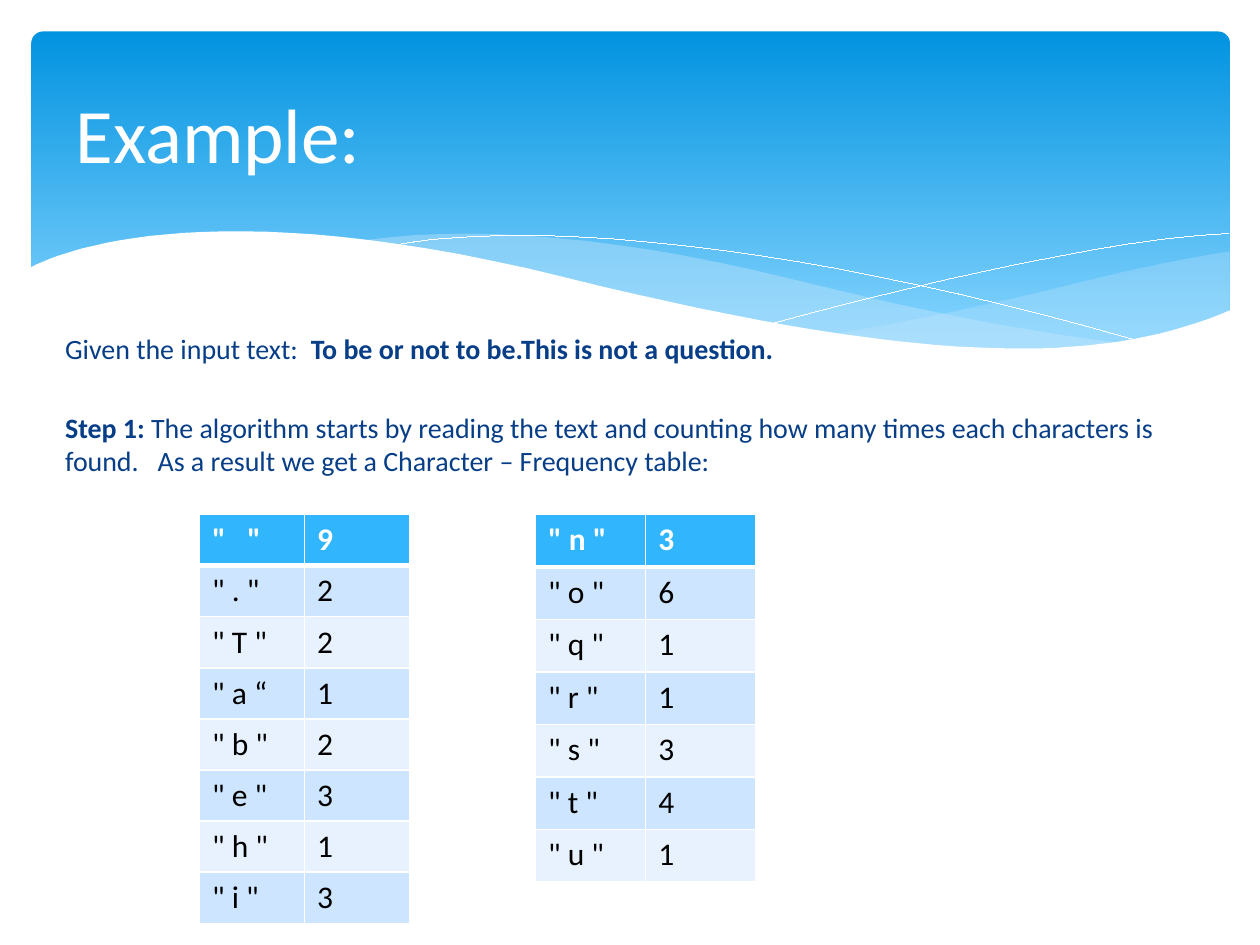
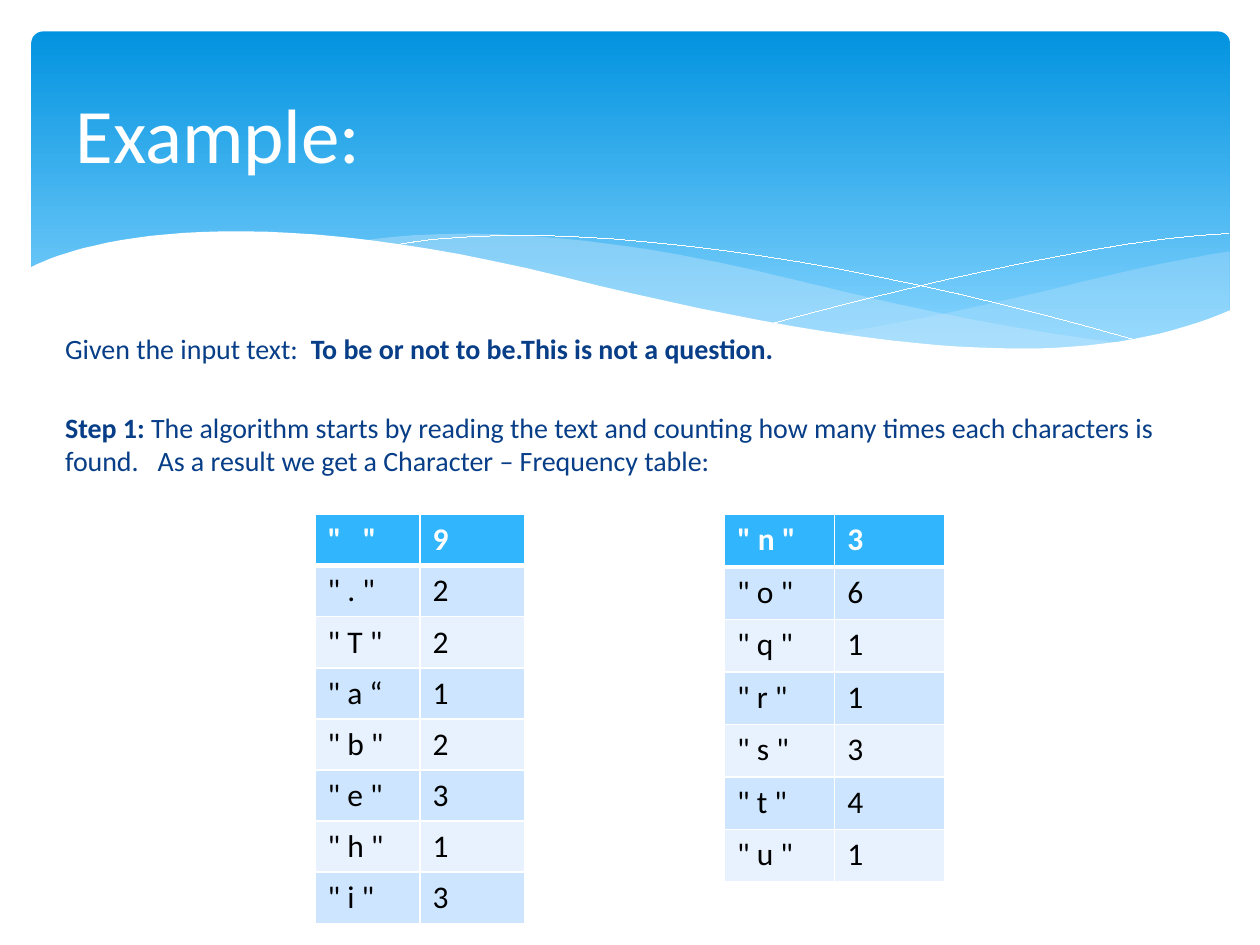
Before and after one commit to mihaescu/ADS, a slide deck: slide 3 of Data-Compression/Huffman.pptx. Drawn at 1260x945 pixels with LibreOffice and Linux fonts; fonts in the diff are those of the drawing. Boxes give left, top, right and bottom in pixels: in the first picture for what was removed or moved away, otherwise in the second. Text is boxed around its words. In the diff, an @@ line names an element or a change of style, - is before the commit and + after.

```diff
--- a/Data-Compression/Huffman.pptx
+++ b/Data-Compression/Huffman.pptx
@@ table: place and size @@
-table at [199,514,408,917]
+table at [315,514,524,917]
@@ table: place and size @@
-table at [536,514,757,882]
+table at [724,514,946,882]
```
Also in this commit, not shown: 7 other slides changed, 3 slides added, 3 slides removed, 1 other file.
